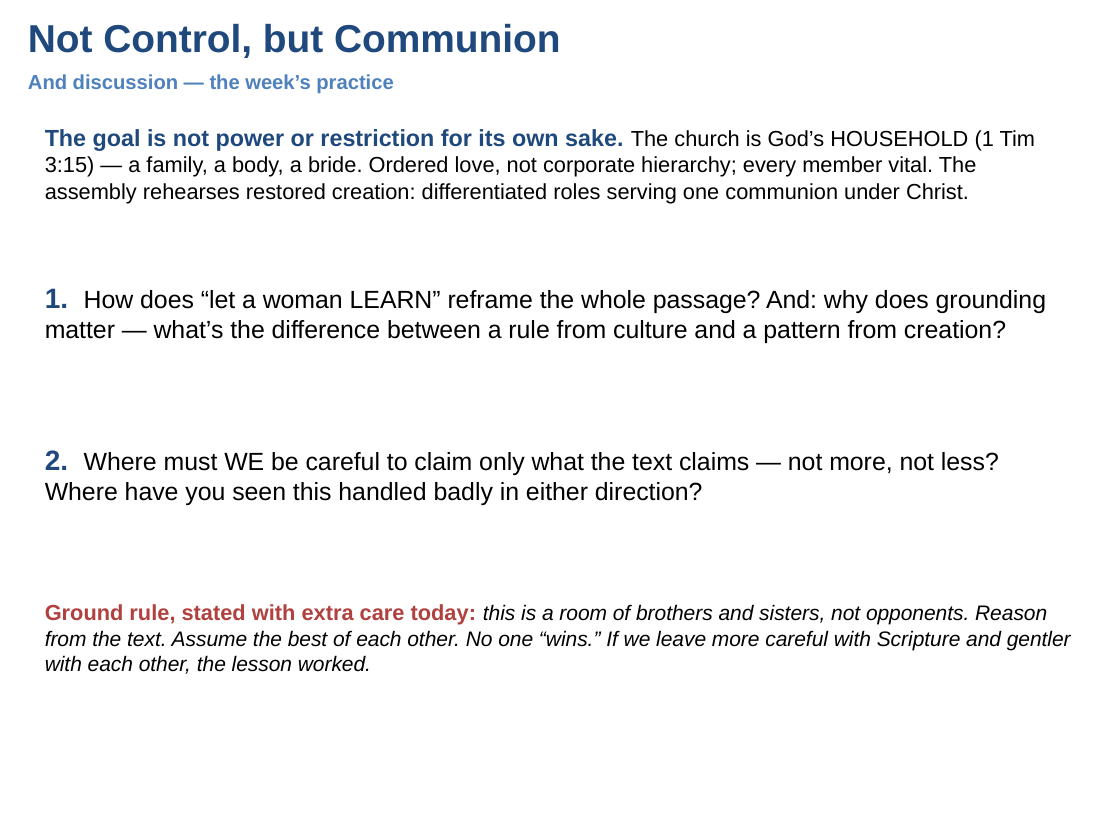
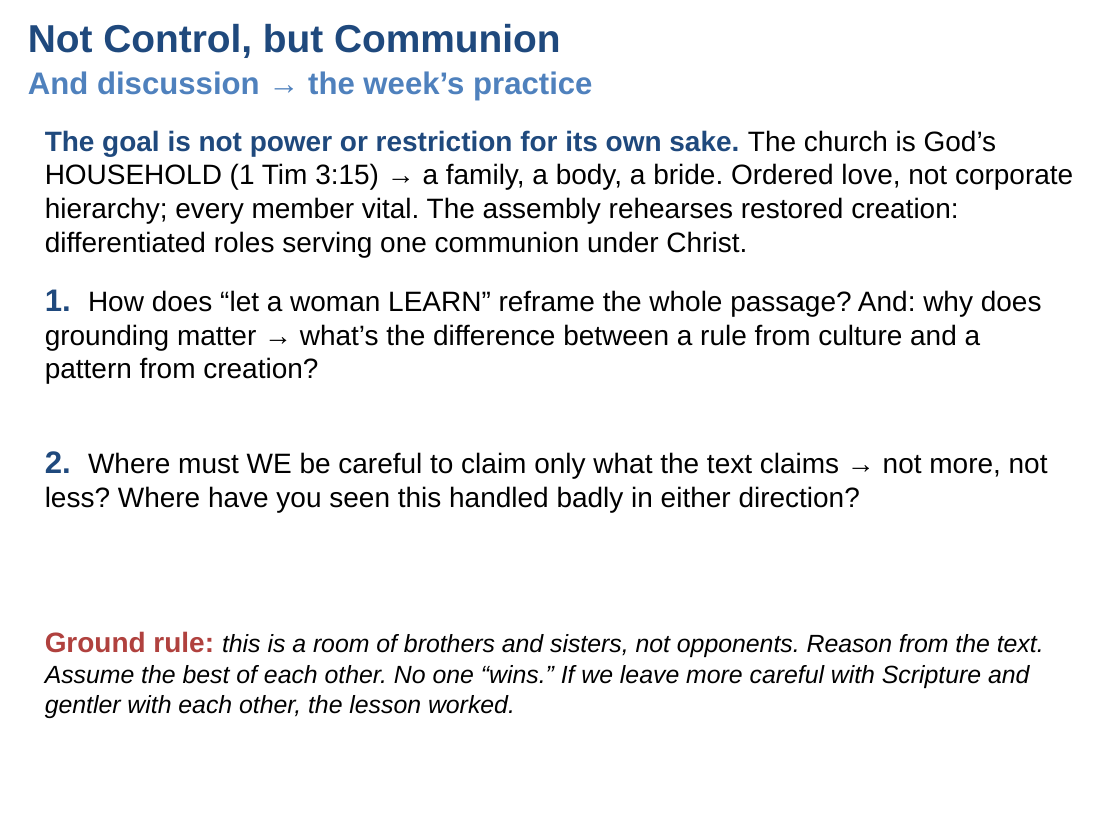
Before and after one commit to UsefulEngines/EvangelismPublic, a slide deck: slide 6 of 2026-Q4/11-GodsCreatedOrder/Week11-GodsCreatedOrder.pptx. Drawn at 1120x840 pixels with LibreOffice and Linux fonts; fonts in the diff are those of the drawing. Boxes give left, top, right and bottom in pixels: in the first picture for what was removed or moved away, otherwise in the second. Text is boxed around its words. In the diff, an @@ line names an element or a change of style, - is before the commit and + after.

```diff
--- a/2026-Q4/11-GodsCreatedOrder/Week11-GodsCreatedOrder.pptx
+++ b/2026-Q4/11-GodsCreatedOrder/Week11-GodsCreatedOrder.pptx
@@ text at bbox=[28, 71, 592, 101]: text changed; size 13 to 20 pt @@
-And discussion — the week’s practice
+And discussion → the week’s practice
@@ text at bbox=[45, 130, 1073, 257]: text changed; size 14 to 18 pt @@
-The goal is not power or restriction for its own sake. The church is God’s HOUSEHOLD (1 Tim 3:15) — a family, a body, a bride. Ordered love, not corporate hierarchy; every member vital. The assembly rehearses restored creation: differentiated roles serving one communion under Christ.
+The goal is not power or restriction for its own sake. The church is God’s HOUSEHOLD (1 Tim 3:15) → a family, a body, a bride. Ordered love, not corporate hierarchy; every member vital. The assembly rehearses restored creation: differentiated roles serving one communion under Christ.
@@ text at bbox=[45, 289, 1042, 384]: text changed; size 16 to 18 pt @@
-1. How does “let a woman LEARN” reframe the whole passage? And: why does grounding matter — what’s the difference between a rule from culture and a pattern from creation?
+1. How does “let a woman LEARN” reframe the whole passage? And: why does grounding matter → what’s the difference between a rule from culture and a pattern from creation?
@@ text at bbox=[45, 451, 1048, 512]: text changed; size 16 to 18 pt @@
-2. Where must WE be careful to claim only what the text claims — not more, not less? Where have you seen this handled badly in either direction?
+2. Where must WE be careful to claim only what the text claims → not more, not less? Where have you seen this handled badly in either direction?
@@ text at bbox=[45, 631, 1044, 718]: text changed; size 13.5 to 16 pt @@
-Ground rule, stated with extra care today: this is a room of brothers and sisters, not opponents. Reason from the text. Assume the best of each other. No one “wins.” If we leave more careful with Scripture and gentler with each other, the lesson worked.
+Ground rule: this is a room of brothers and sisters, not opponents. Reason from the text. Assume the best of each other. No one “wins.” If we leave more careful with Scripture and gentler with each other, the lesson worked.
```
Also in this commit, not shown: 6 other slides changed, 5 other files.
